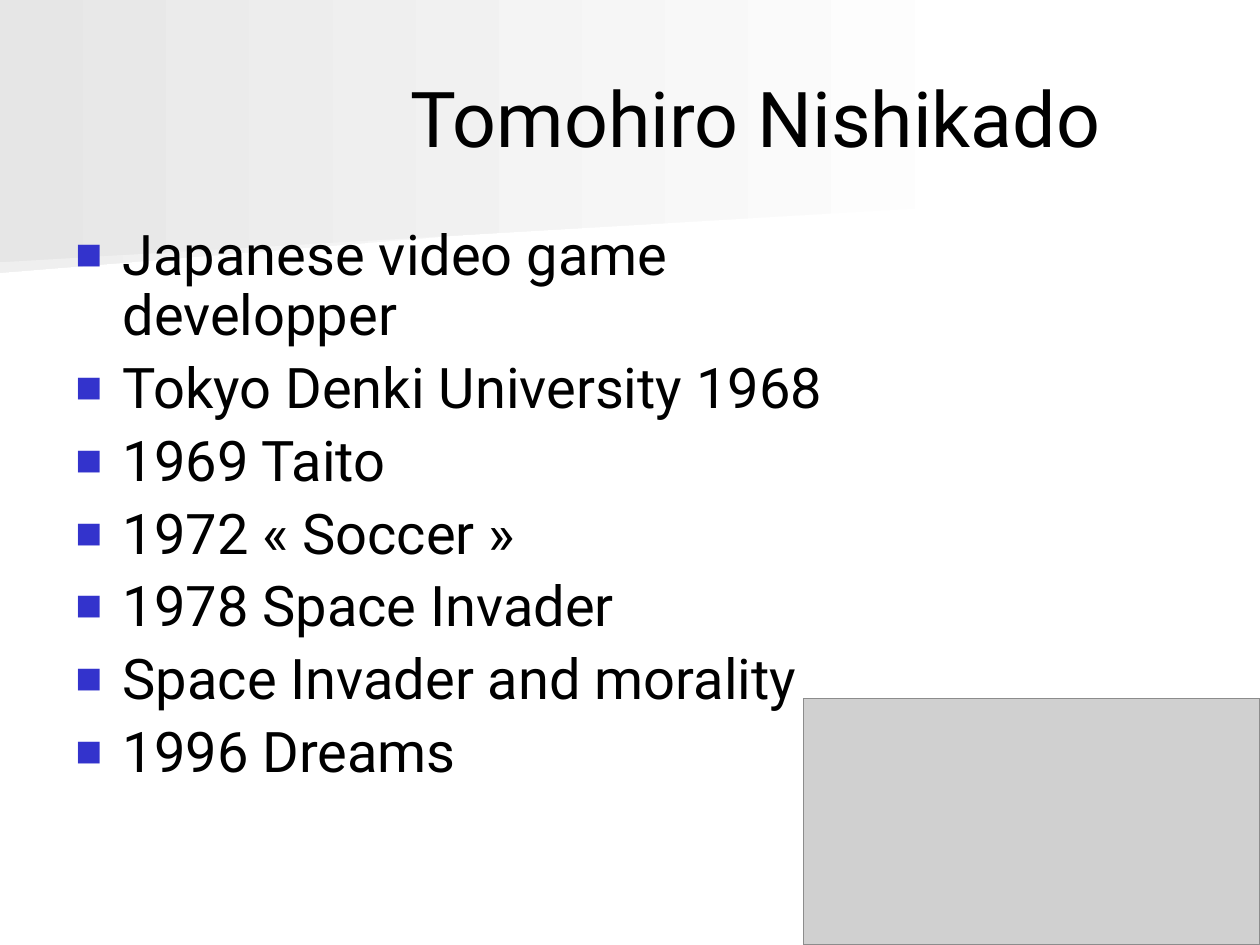
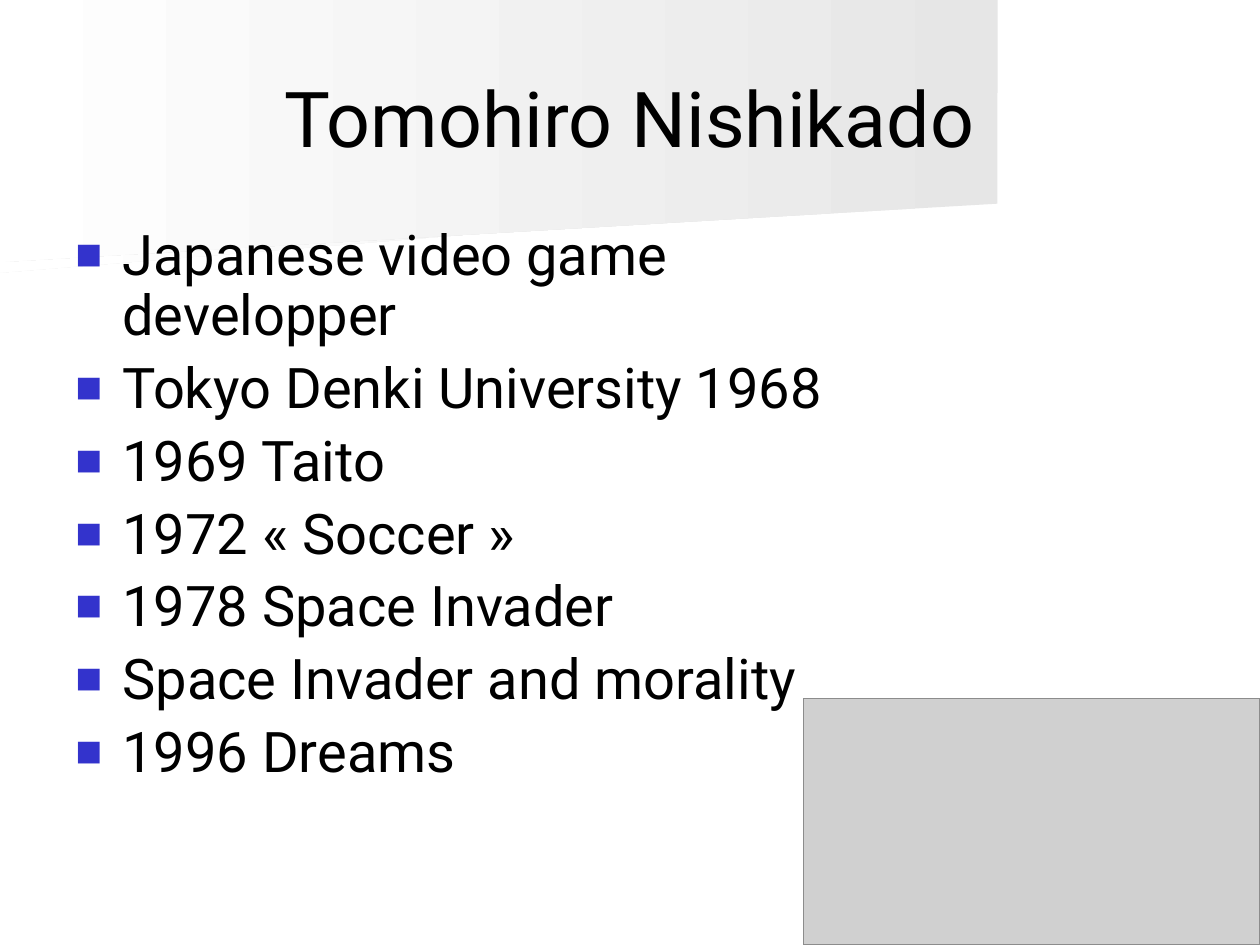
Before and after one commit to angryzor/space_invaders_8086, a slide deck: slide 6 of Presentatie.ppt. Drawn at 1260x945 pixels with LibreOffice and Linux fonts; fonts in the diff are those of the drawing; grey boxes stand for pictures. Boxes give left, top, right and bottom in pixels: in the first picture for what was removed or moved away, otherwise in the second. Text is boxed around its words. In the diff, an @@ line names an element or a change of style, - is before the commit and + after.

```diff
--- a/Presentatie.ppt
+++ b/Presentatie.ppt
@@ freeform shape at box(0, 0, 998, 262): fill gradient #FFFFFF to #E6E6E6 to gradient #E6E6E6 to #FFFFFF @@
@@ title "Tomohiro Nishikado" at box(285, 89, 974, 148): indent changed @@
@@ freeform shape at box(0, 127, 982, 272): fill gradient #FFFFFF to #EFEFEF to gradient #EFEFEF to #FFFFFF @@
@@ text "Japanese video game developper" at box(122, 233, 822, 773): indent changed @@
```
Also in this commit, not shown: 45 other slides changed, 1 slide added.
